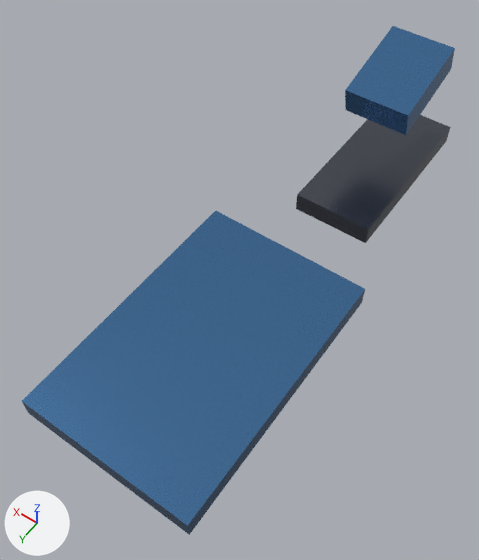
A saved change to the FBX model apps/web-client/public/assets/models/fbx/AL_OracleArtillery.fbx.
The view is the same before and after, from a 50 mm camera at (-4.7, 12.74, 12.51) aimed at (0.43, 5.56, 1.23). Arrows for +X, +Y and +Z are at lower left; the lights stay in place. The older version comes first. Objects named as collision shapes, trigger or cutter boxes, shadow casters or lower levels of detail are left out. Where no turn or scale is listed for an object, it has been applied to the vertices.
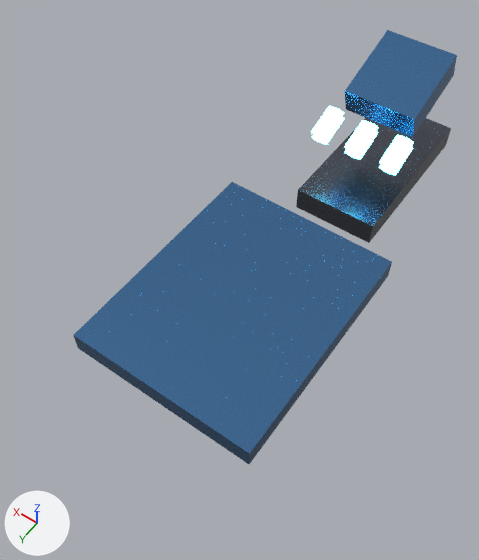
ob_turretyaw is not drawn itself; it is the parent of ob_gunpitch.
ob_gunpitch is not drawn itself; it is the parent of ob_cube_002, ob_muzzle.

Changed parts and their boxes (x1, y1, x2, y2) in the pictures (479 x 560 px; the box of a moved part takes in the faces that stretch with it):
'Cube.001', recoloured, reshaped, moved, rescaled (7% narrower, 13% shorter)
    before: (22, 211, 365, 535)
    after: (73, 182, 392, 464)
'Cube', recoloured, reshaped, rescaled
    before: (296, 115, 451, 243)
    after: (296, 118, 451, 243)
'Cube.002', turned, rescaled, moved
    before: (345, 26, 455, 135)
    after: (345, 30, 457, 137)
'Cylinder', added
    after: (379, 135, 414, 170)
'Cylinder.002', added
    after: (344, 120, 378, 155)
'Cylinder.004', added
    after: (311, 106, 344, 139)
'Cylinder.005', added
    after: (312, 116, 345, 145)
'Cylinder.003', added
    after: (345, 131, 378, 160)
'Cylinder.001', added
    after: (379, 147, 413, 175)
part 1 of me_cube, moved or reshaped (not visible afterwards)
    before: (296, 115, 451, 243)

Diff of the bpy script that builds the scene:
```diff
--- a/apps/web-client/public/assets/models/fbx/AL_OracleArtillery.fbx.py
+++ b/apps/web-client/public/assets/models/fbx/AL_OracleArtillery.fbx.py
@@ mat_mat_allianceblue @@
+mat_mat_allianceblue = principled_material('Mat_AllianceBlue')
+mat_mat_allianceblue.base_color = (0.05, 0.65, 1.0)  # cyan #3fd3ff
+mat_mat_allianceblue.metallic = 0.4
+mat_mat_allianceblue.roughness = 0.15
+mat_mat_allianceblue.emission_color = (0.1, 0.75, 1.0)  # cyan #59e1ff
+mat_mat_allianceblue.emission_strength = 10.0
@@ me_cube_001 @@
 me_cube_001.from_pydata(...)  # 8 vertices, 6 faces; spans x -0.5..0.5, y -0.5..0.5, z -0.5..0.5
-me_cube_001.materials.append(mat_mat_alliancearmor)  # blue #5081b3
+me_cube_001.materials.append(mat_mat_darksteel)  # grey #61656f
@@ me_cylinder_005 @@
+me_cylinder_005.from_pydata(...)  # 64 vertices, 34 faces; spans x -0.216..0.216, y -0.406..0.406, z -0.203..0.203
+me_cylinder_005.materials.append(mat_mat_allianceblue)  # cyan #3fd3ff, glowing cyan #59e1ff
@@ ob_cube_002 @@
 ob_cube_002.location = (0.0, -0.8, 1.6)
-ob_cube_002.rotation_euler = (-0.262, 0.0, 0.0)  # degrees (-15, 0, 0)
-ob_cube_002.scale = (1.6, 2.2, 0.7)
+ob_cube_002.rotation_euler = (-0.314, 0.0, 0.0)  # degrees (-18, 0, 0)
+ob_cube_002.scale = (1.8, 2.0, 0.7)
@@ ob_cube @@
-ob_cube = bpy.data.objects.new('Cube', me_cube)
+ob_cube = bpy.data.objects.new('Cube', me_cube_001)
 ob_cube.parent = ob_vehicleroot
 ob_cube.location = (0.0, 0.0, 0.6)
-ob_cube.scale = (2.0, 4.6, 0.5)
+ob_cube.scale = (2.1, 4.4, 0.6)
@@ ob_gunpitch @@
 ob_gunpitch.parent = ob_turretyaw
-ob_gunpitch.location = (0.0, 0.5, 0.3)
+ob_gunpitch.location = (0.0, 0.4, 0.25)
@@ ob_turretyaw @@
 ob_turretyaw.parent = ob_vehicleroot
-ob_turretyaw.location = (0.0, 0.0, 1.2)
+ob_turretyaw.location = (0.0, 0.0, 1.1)
@@ ob_cube_001 @@
-ob_cube_001 = bpy.data.objects.new('Cube.001', me_cube_001)
+ob_cube_001 = bpy.data.objects.new('Cube.001', me_cube_002)
 ob_cube_001.parent = ob_cube
-ob_cube_001.location = (0.0, 1.6, 1.25)
-ob_cube_001.scale = (1.95, 1.3, 0.95)
+ob_cube_001.location = (0.0, 1.4, 1.3)
+ob_cube_001.scale = (2.0, 1.2, 0.8)
@@ ob_cylinder_005 @@
+ob_cylinder_005 = bpy.data.objects.new('Cylinder.005', me_cylinder_005)
+ob_cylinder_005.location = (0.9, 1.28, 2.29)
@@ ob_cylinder_002 @@
+ob_cylinder_002 = bpy.data.objects.new('Cylinder.002', me_cylinder_005.copy())
+ob_cylinder_002.location = (0.0, 1.34, 2.49)
@@ ob_cylinder_001 @@
+ob_cylinder_001 = bpy.data.objects.new('Cylinder.001', me_cylinder_005.copy())
+ob_cylinder_001.location = (-0.9, 1.28, 2.29)
@@ ob_cylinder_004 @@
+ob_cylinder_004 = bpy.data.objects.new('Cylinder.004', me_cylinder_005.copy())
+ob_cylinder_004.location = (0.9, 1.34, 2.49)
@@ ob_cylinder_003 @@
+ob_cylinder_003 = bpy.data.objects.new('Cylinder.003', me_cylinder_005.copy())
+ob_cylinder_003.location = (0.0, 1.28, 2.29)
@@ ob_cylinder @@
+ob_cylinder = bpy.data.objects.new('Cylinder', me_cylinder_005.copy())
+ob_cylinder.location = (-0.9, 1.34, 2.49)
```
